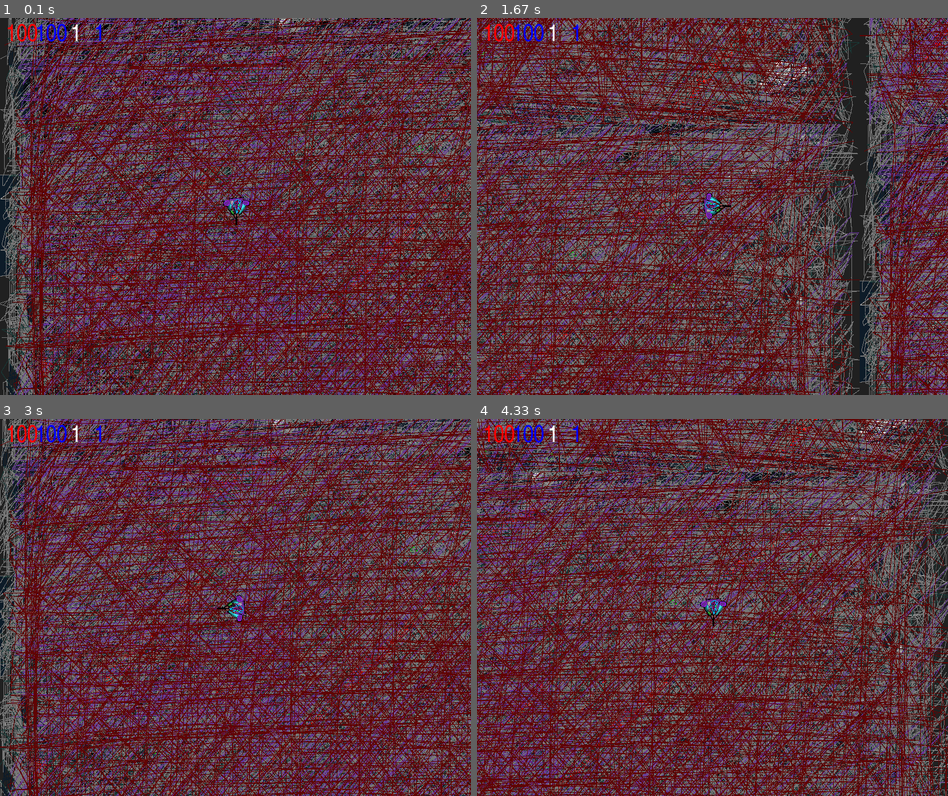
Above: before the commit, frames 1-4 (two rows, left to right).
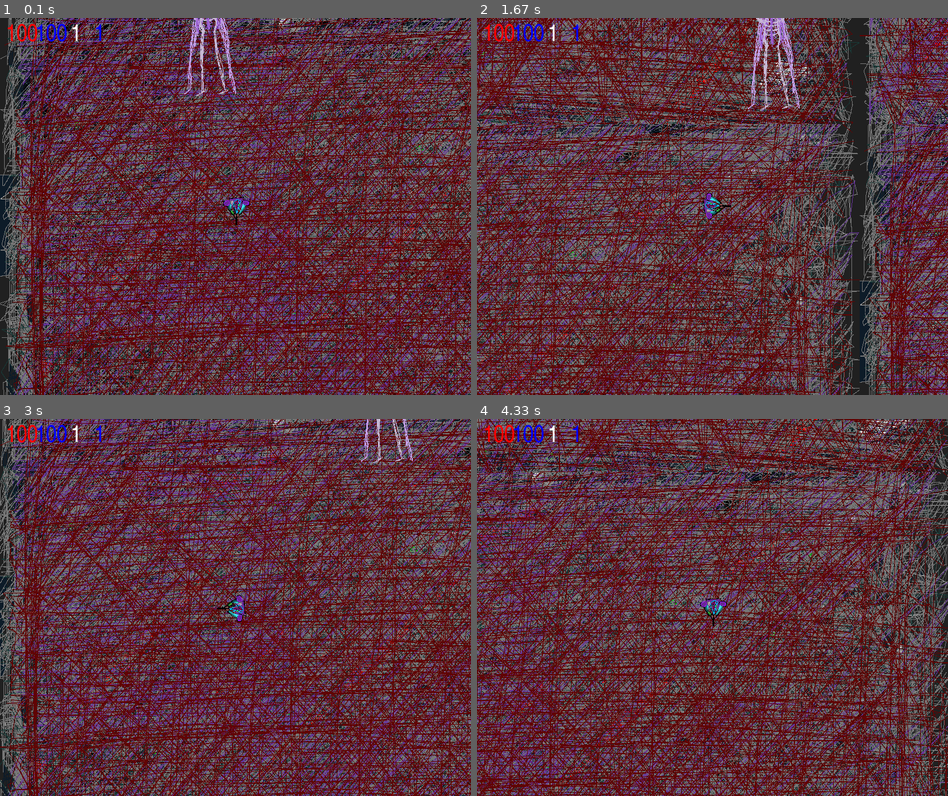
Above: after the commit, the same moments.

Repository: ESPP-ZDT/souls-class
Game: pygame game, started from main.py
Two runs of this game, one before a commit and one after it. Both use one fixed random seed, a clock stepped at 60 frames per second and the inputs below.
Inputs:
- Up to frame 1 (0.1 s): no input
- Up to frame 2 (1.67 s): hold Right 0.33-0.8 s; hold Up 0.88-1.18 s; hold Right from 1.22 s (still down)
- Up to frame 3 (3 s): release Right at 1.68 s; hold Left 1.72-2.25 s; hold Down 2.28-2.58 s; hold Left from 2.62 s (still down)
- Up to frame 4 (4.33 s): release Left at 3.02 s; hold Up 3.05-3.42 s; hold Right 3.45-4.08 s; hold Down from 4.12 s (still down)

The runs differ from the first frame. In frame 1, 0.5% of the frame differs, in the area x 39-51%, y 0-21%; in frame 2, 0.7%, in the area x 57-69%, y 0-25%; in frame 3, 0.2%; in frame 4, nothing differs.

Commit message:
the boss now appears on the screen

Diff:
--- a/enemies.py
+++ b/enemies.py
@@ -5,15 +5,16 @@
     def __init__(self):
         self.ronexadas = makeSprite(('data/img/apparotion.png'))
         self.deadronexadas = addSpriteImage(self.ronexadas,'data/img/death coin.png')
+        showSprite(self.ronexadas)
         transformSprite(self.ronexadas, 90, 1)
-        self.ronexadas.x = 320  # w jakim miejscu sie spawnuje x
-        self.ronexadas.y = 800  # w jakim miejscu sie spawnuje y
-        self.ronexadas.xspeed = random.randint(1, 2) / 2
-        self.ronexadas.yspeed = random.randint(1, 3) / 2
+        self.ronexadas.x = 340  # w jakim miejscu sie spawnuje x
+        self.ronexadas.y = 0  # w jakim miejscu sie spawnuje y
+        self.ronexadas.xspeed = random.randint(1, 2) / 30
+        self.ronexadas.yspeed = random.randint(1, 3) / 30
         self.ronexadas_speed = 3
         moveSprite(self.ronexadas, self.ronexadas.x, self.ronexadas.y, True)
         self.min_dist = 1000
-        showSprite(self.ronexadas)
+
         self.ronexadas_hp = 100
         self.id = id
         self.heroxpos = hero_x_pos
